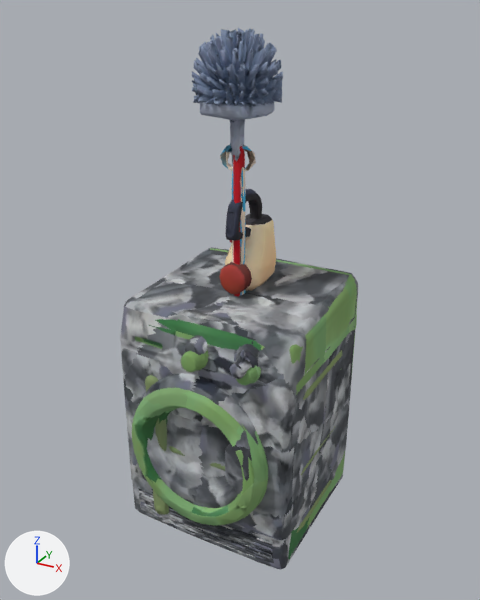
One commit to the glTF model public/models/menage.glb: the scene before it, then after it.
Rendered twice from a 50 mm lens placed at (0.932, -1.683, 1.648), pointed at (0.004, 0.005, 0.805). Arrows for +X, +Y and +Z are at lower left; the lights stay in place. The older version comes first. Where no turn or scale is listed for an object, it has been applied to the vertices. Vertices at exactly the same position are counted once.

Names of what the first picture shows: 'aspirateur', 'chariot-menage', 'machine-laver.001', 'porte', 'porte.001', 'seche-linge.001', 'serpilliere', 'tete-de-loup' and 1 more.
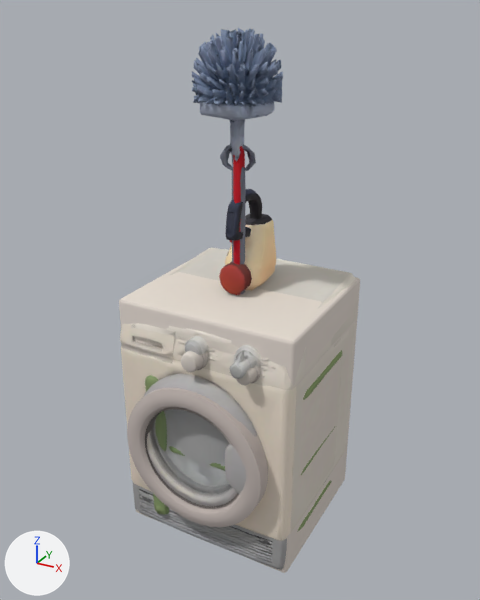
What differs and where, as boxes (x1, y1, x2, y2) in the pictures (480 x 600 px):
'seche-linge.001', surface changed (lighter)
    both: (120, 247, 356, 569)
'machine-laver.001', surface changed, reshaped (9% wider)
    before: (135, 248, 357, 559)
    after: (119, 260, 360, 573)
'porte.001', surface changed
    both: (143, 375, 256, 506)
'porte', surface changed, reshaped
    before: (132, 388, 268, 526)
    after: (127, 388, 268, 527)
part 2 of me_machine_laver, added
    after: (119, 260, 360, 573)
part 3 of me_machine_laver, built on
    before: (135, 248, 357, 559)
    after: (131, 323, 270, 379)

Patch to the scene script:
```diff
--- a/public/models/menage.glb.py
+++ b/public/models/menage.glb.py
@@ img_image_10 @@
+img_image_10 = load_image('Image_10', '_unpacked/Image_10', 1024, 1024, 'sRGB')
@@ mat_atlas_010 @@
 mat_atlas_010 = principled_material('atlas.010')
-mat_atlas_010.texture = img_atlas_010
+mat_atlas_010.texture = img_image_10
 mat_atlas_010.roughness = 1.0
@@ mat_atlas_016 @@
 mat_atlas_016 = principled_material('atlas.016')
-mat_atlas_016.texture = img_atlas_016
+mat_atlas_016.texture = img_atlas_015
 mat_atlas_016.roughness = 1.0
@@ me_porte @@
 # used by ob_porte; location = (0.0, -0.264, 0.389)
-me_porte.from_pydata(...)  # 1089 vertices, 2018 faces; spans x -0.239..0.239, y -0.046..0.046, z -0.252..0.252
+me_porte.from_pydata(...)  # 1025 vertices, 1984 faces; spans x -0.239..0.239, y -0.046..0.046, z -0.239..0.239
+# me_porte part 1: 1089 vertices removed from x -0.239..0.239, y -0.046..0.046, z -0.252..0.252; 1025 vertices added at x -0.239..0.239, y -0.046..0.046, z -0.239..0.239
 me_porte.materials.append(mat_atlas_010)
@@ me_machine_laver @@
 # used by ob_machine_laver_001; location = (0.0, 0.006, 0.425)
-me_machine_laver.from_pydata(...)  # 3322 vertices, 6483 faces; spans x -0.3..0.3, y -0.304..0.304, z -0.425..0.425
+me_machine_laver.from_pydata(...)  # 1442 vertices, 2419 faces; spans x -0.297..0.297, y -0.304..0.299, z -0.425..0.408
+# me_machine_laver part 2: a new loose piece of 80 vertices spanning x -0.297..0.297, y -0.234..0.299, z -0.415..0.408, in mat_atlas_010 (picture img_image_10)
+# me_machine_laver part 3: 368 vertices moved from x -0.293..0.289, y -0.246..-0.225, z -0.39..0.368 to x -0.288..0.289, y -0.238, z -0.39..0.368; 2098 vertices removed from x -0.3..0.3, y -0.245..0.304, z -0.415..0.425; 138 vertices added at x -0.29..0.291, y -0.238, z -0.392..0.35
 me_machine_laver.materials.append(mat_atlas_010)
```
